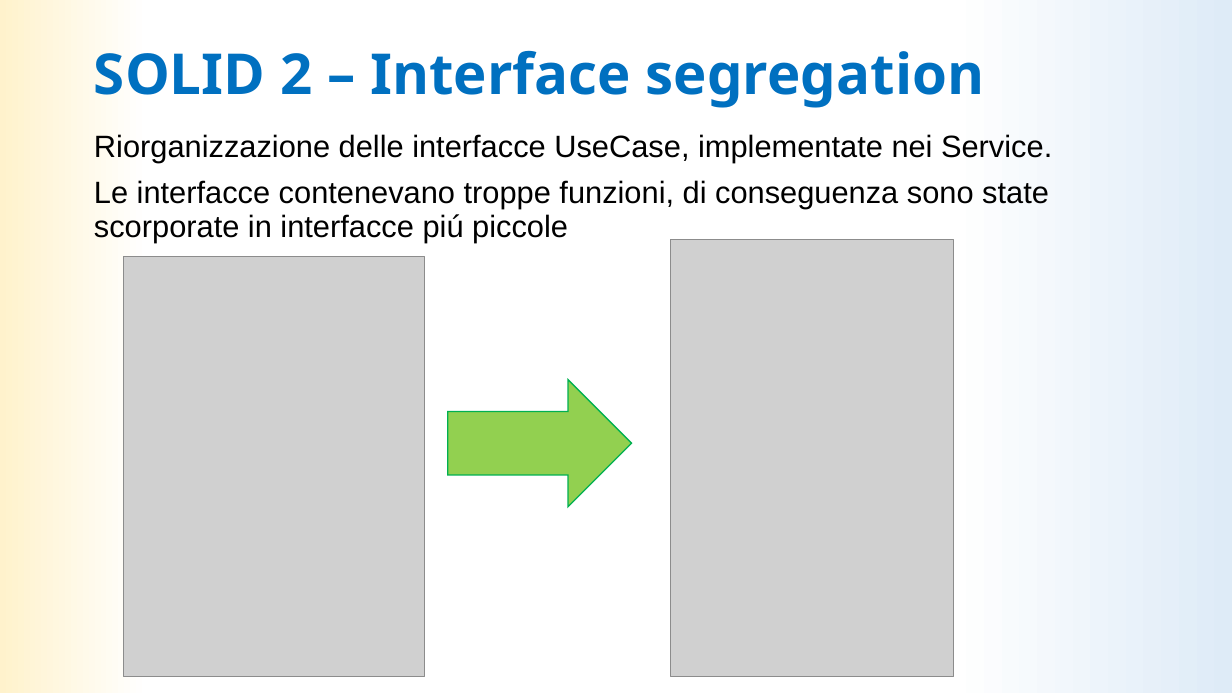
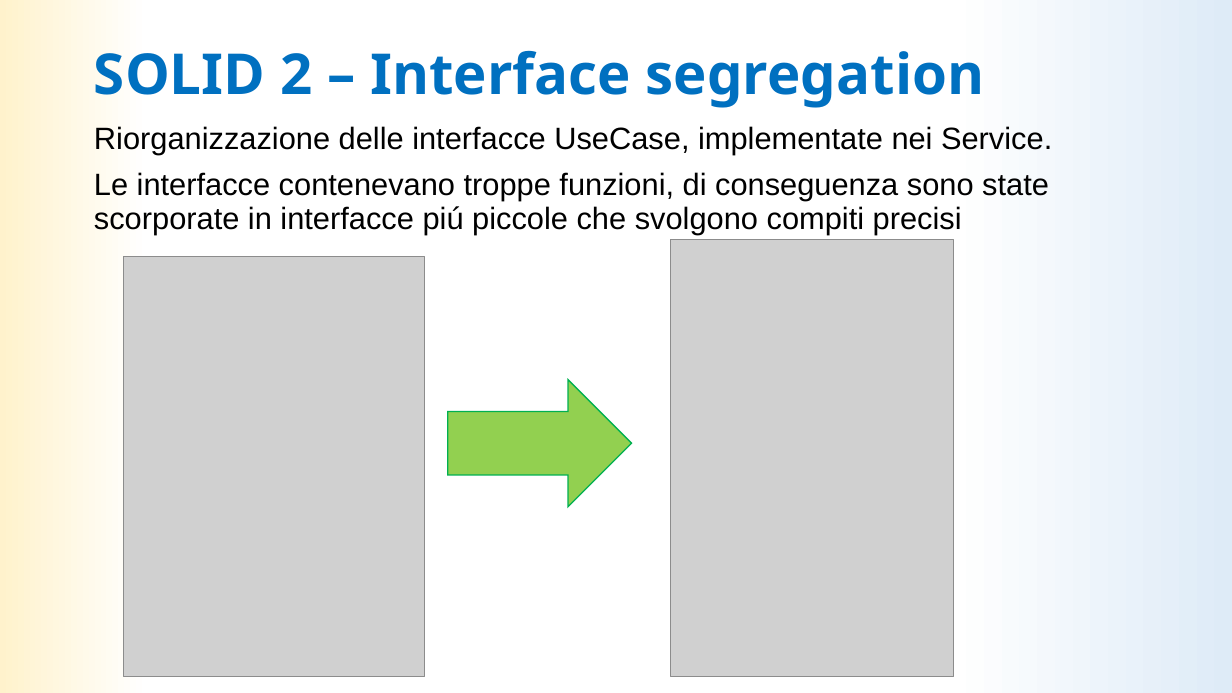
Before and after one commit to LDolzanelli/progettoIngegneria, a slide deck: slide 12 of doc/Presentazione/Presentazione_ingsw_parteB.pptx (slide 11 before the commit). Drawn at 1232x693 pixels with LibreOffice and Linux fonts; fonts in the diff are those of the drawing; grey boxes stand for pictures. Boxes give left, top, right and bottom in pixels: in the first picture for what was removed or moved away, otherwise in the second. Text is boxed around its words. In the diff, an @@ line names an element or a change of style, - is before the commit and + after.

```diff
--- a/doc/Presentazione/Presentazione_ingsw_parteB.pptx
+++ b/doc/Presentazione/Presentazione_ingsw_parteB.pptx
@@ text "Riorganizzazione delle interfacce UseCase, implementate ..." moved from (x1=94, y1=134, x2=1052, y2=242) to (x1=94, y1=126, x2=1052, y2=234) @@
@@ text at (x1=94, y1=172, x2=1049, y2=234): text changed @@
-Le interfacce contenevano troppe funzioni, di conseguenza sono state scorporate in interfacce piú piccole
+Le interfacce contenevano troppe funzioni, di conseguenza sono state scorporate in interfacce piú piccole che svolgono compiti precisi
```
Also in this commit, not shown: 8 other slides changed, 4 slides added, 1 slide removed.
